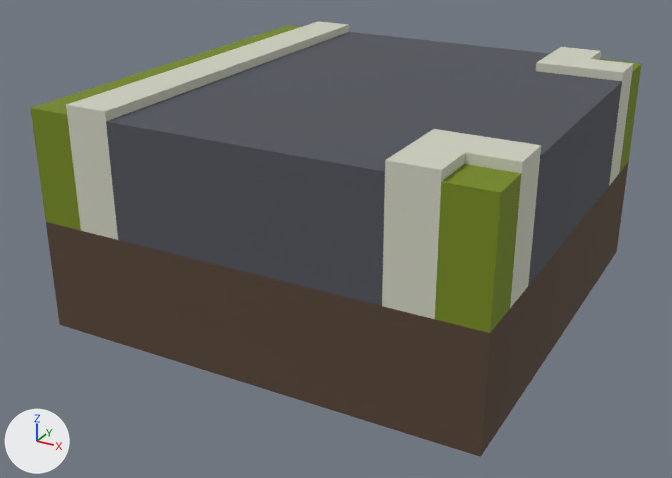
An edit to the COLLADA model src/objects/landscape/grass-tintersection.dae, drawn before and after from the same camera.
One viewpoint serves both versions: a 50 mm lens placed at (4.65, -9.07, 5.08), pointed at (-0.14, -0.36, 0.73). The lights are fixed; the arrows at lower left show +X, +Y and +Z. Vertices at the same position are counted once.

In view in the first picture: 'street.1'.
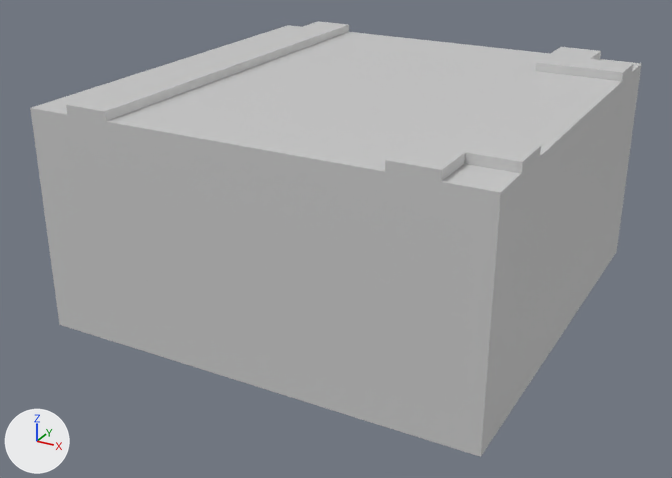
Boxes (x1, y1, x2, y2) around the edits, measured in the pictures (672 x 478 px):
part 1 of me_street_1, recoloured
    both: (106, 32, 622, 306)
part 2 of me_street_1, recoloured
    both: (66, 21, 633, 319)
part 3 of me_street_1, recoloured (green to grey)
    both: (30, 25, 642, 333)
part 4 of me_street_1, recoloured (brown to grey)
    both: (46, 162, 629, 457)

The change in detail:
Material 'Mat' (mat_mat) is new.
Its base color is (0.604, 0.604, 0.604) (light grey #cccccc).
Its roughness is 0.42.
me_street_1 has 64 vertices, 66 faces and spans x -2.5..2.5, y -2.5..2.5, z 0.0..2.6.
me_street_1 is used by ob_street_1; location (0.0, 0.0, 0.0).
me_street_1 part 1: all 12 faces that had it switch from mat_street (dark grey #50535b) to mat_mat (light grey #cccccc).
me_street_1 part 2: all 30 faces that had it switch from mat_street_boundary (light grey #ced0bf) to mat_mat (light grey #cccccc).
me_street_1 part 3: all 18 faces that had it switch from mat_gras (green #758918) to mat_mat (light grey #cccccc).
me_street_1 part 4: all 6 faces that had it switch from mat_dirt (brown #564334) to mat_mat (light grey #cccccc).
